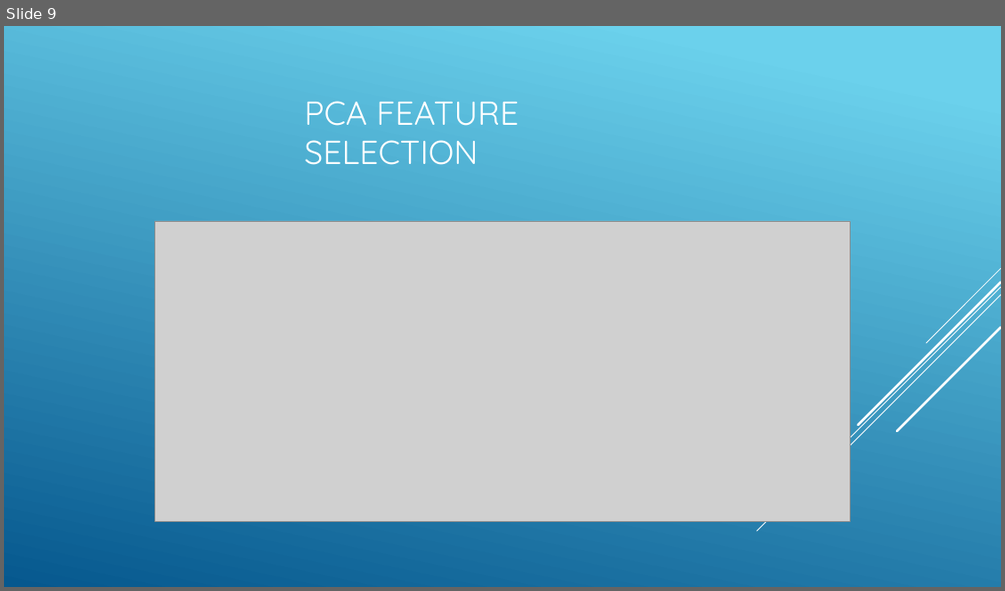
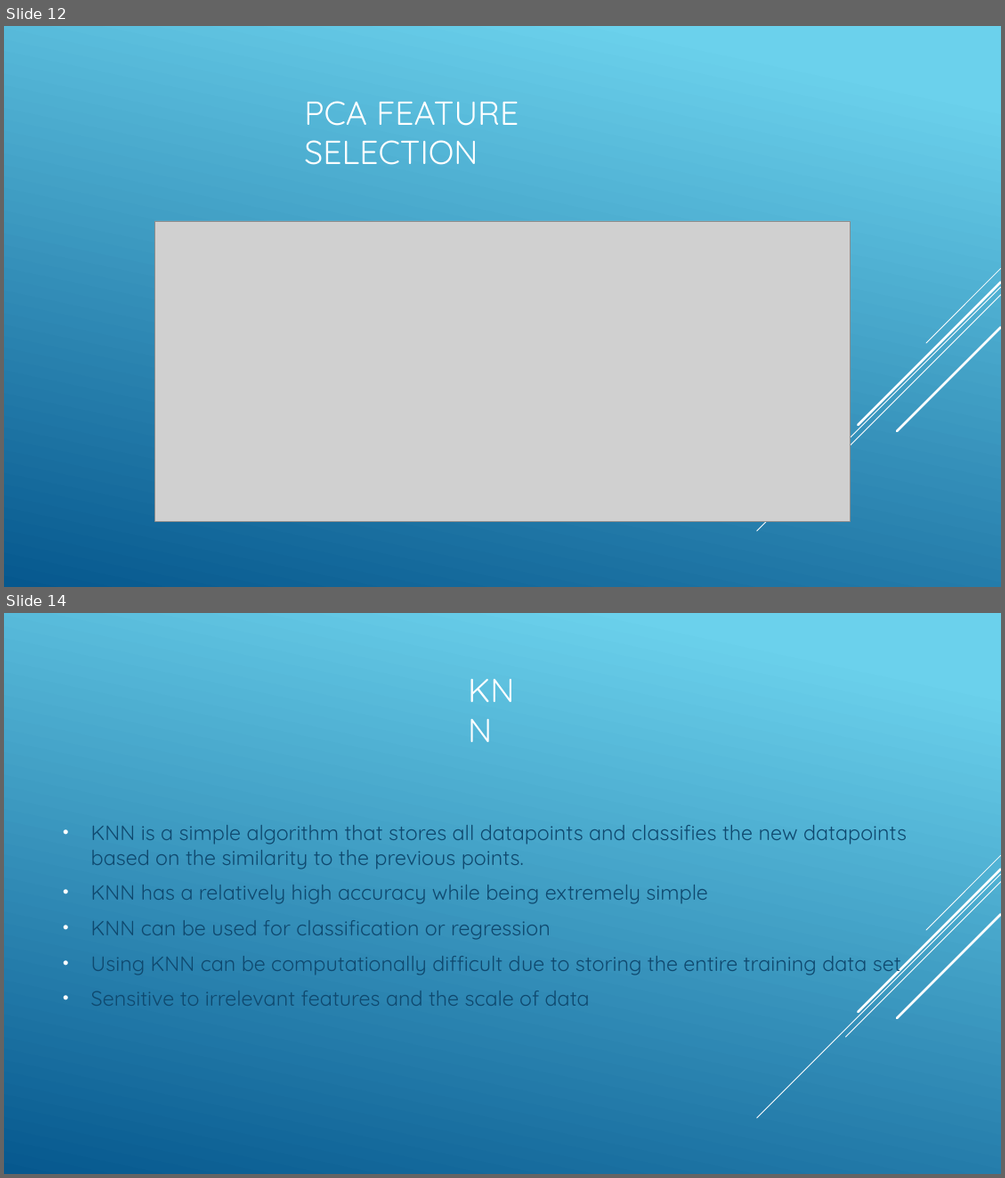
Before and after one commit to efuller11/Thinkful, a slide deck: New York Education System capstone.pptx. Shown one above the other, each under a label of ours: slide 9 before the commit, slides 12 and 14 after it; the slides between them are not shown. The pictures are 1005x591 and 1005x1178 pixels, drawn with LibreOffice and Linux fonts; fonts in the diff are those of the drawing; grey boxes stand for pictures. Boxes give left, top, right and bottom in pixels: in the first picture for what was removed or moved away, otherwise in the second. Text is boxed around its words. In the diff, an @@ line names an element or a change of style, - is before the commit and + after.

```diff
--- a/New York Education System capstone.pptx
+++ b/New York Education System capstone.pptx
@@ slide 14 added at bbox=[4, 613, 1001, 1174], background gradient #6ED2EB to #06588E; not listed: 5 template elements that a slide beside it also shows @@
@@ text added at bbox=[91, 825, 906, 1005], 20 pt, text #0F496F @@
+• KNN is a simple algorithm that stores all datapoints and classifies the new datapoints based on the similarity to the previous points.
+• KNN has a relatively high accuracy while being extremely simple
+• KNN can be used for classification or regression
+• Using KNN can be computationally difficult due to storing the entire training data set
+• Sensitive to irrelevant features and the scale of data
@@ title added at bbox=[151, 957, 195, 971], 32 pt, text #FFFFFF @@
+KNN
@@ what was slide 9 is now slide 12 @@
```
Also in this commit, not shown: 7 slides changed, 19 other slides added, 9 slides removed, 1 other file.
